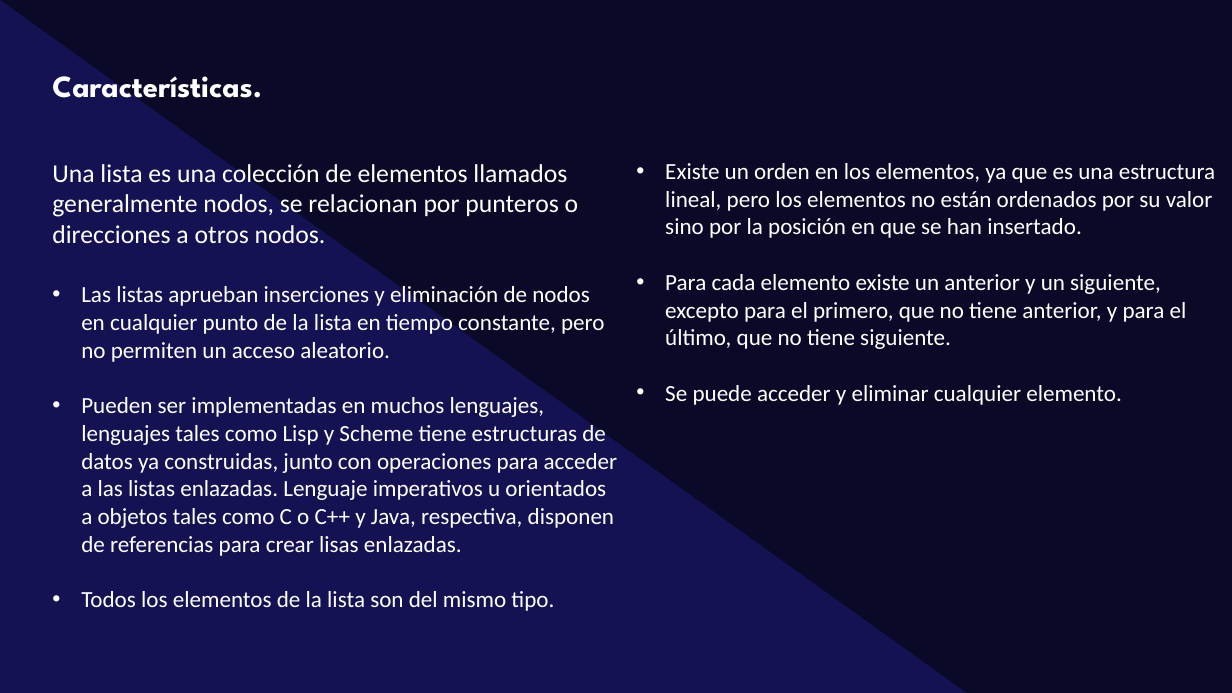
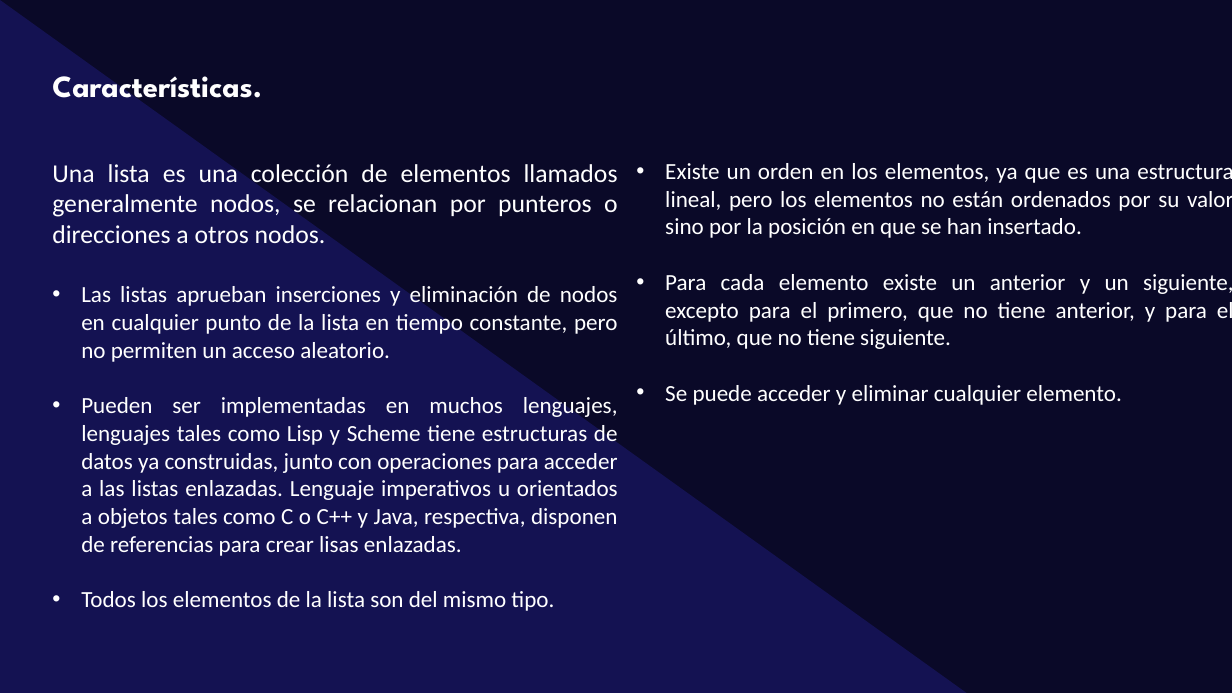
Before and after one commit to 987-Ismael-Romero/Listas, a slide deck: slide 3 of Expo/Expo_Listas.pptx. Drawn at 1232x693 pixels with LibreOffice and Linux fonts; fonts in the diff are those of the drawing. Boxes give left, top, right and bottom in pixels: in the first picture for what was removed or moved away, otherwise in the second. Text is boxed around its words. In the diff, an @@ line names an element or a change of style, - is before the commit and + after.

```diff
--- a/Expo/Expo_Listas.pptx
+++ b/Expo/Expo_Listas.pptx
@@ text "Una lista es una colección ..." at <box>52,161,618,611</box>: alignment left to justified @@
@@ text "Existe un orden en los ..." at <box>665,163,1232,405</box>: alignment left to justified @@
```
Also in this commit, not shown: 3 other slides changed, 1 slide added.
